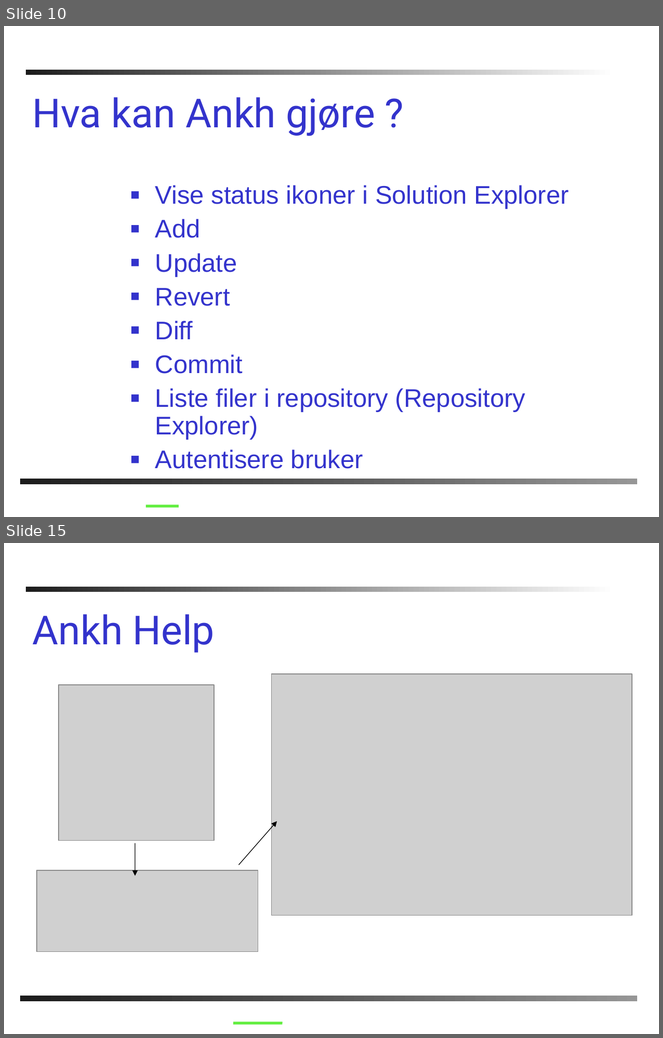
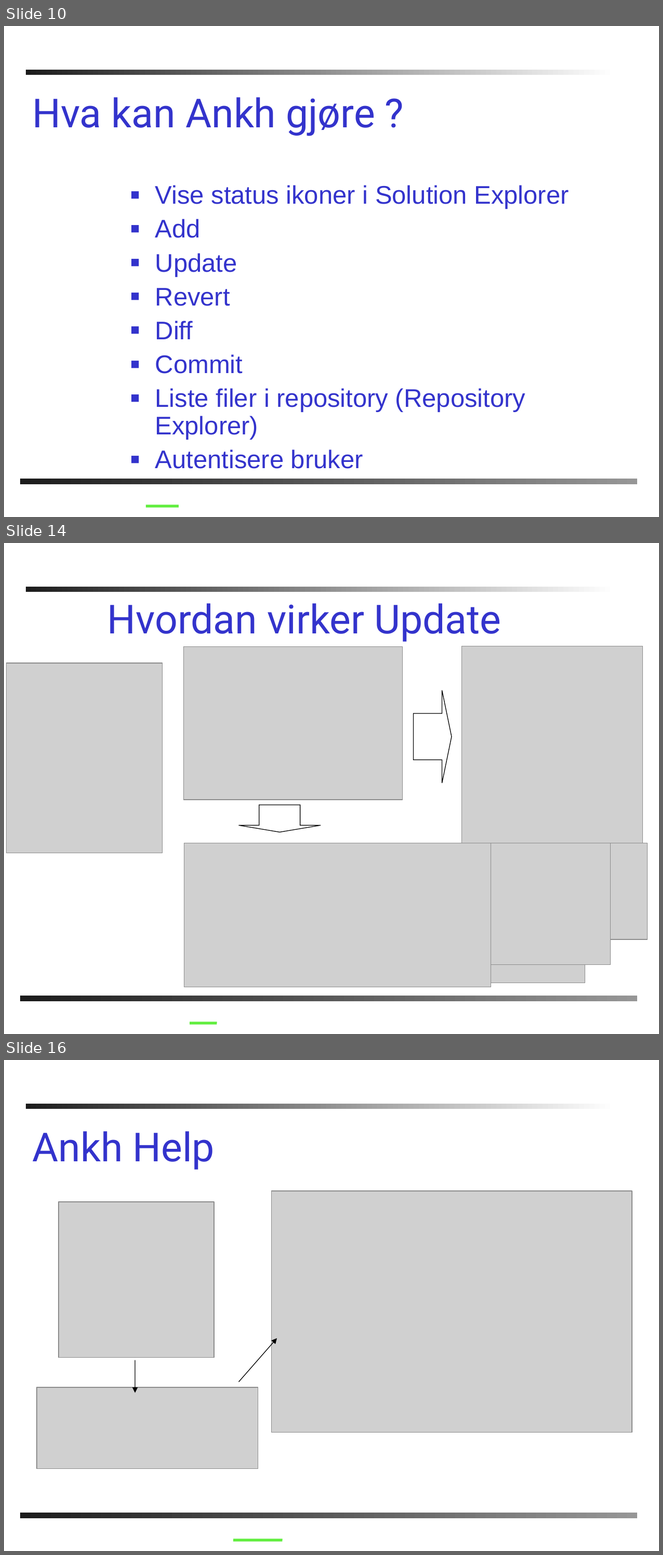
Before and after one commit to AnkhSVN/AnkhSVN, a slide deck: doc/powerpoint/Subversion_addin_for_VS.NET.ppt. Shown one above the other, each under a label of ours: slides 10 and 15 before the commit, slides 10, 14 and 16 after it; the slides between them are not shown. The pictures are 663x1038 and 663x1555 pixels, drawn with LibreOffice and Linux fonts; fonts in the diff are those of the drawing; grey boxes stand for pictures; background and template pictures are left out. Boxes give left, top, right and bottom in pixels: in the first picture for what was removed or moved away, otherwise in the second. Text is boxed around its words. In the diff, an @@ line names an element or a change of style, - is before the commit and + after.

```diff
--- a/doc/powerpoint/Subversion_addin_for_VS.NET.ppt
+++ b/doc/powerpoint/Subversion_addin_for_VS.NET.ppt
@@ slide 14 added at <box>4,543,659,1034</box>, background #FFFFFF; not listed: 2 template elements that a slide beside it also shows @@
@@ text added at <box>107,603,501,642</box>, 44 pt, text #3333CC @@
+Hvordan virker Update
@@ picture added at <box>183,646,402,800</box> @@
@@ picture added at <box>462,646,643,843</box> @@
@@ picture added at <box>7,663,163,853</box> @@
@@ right arrow added at <box>414,691,452,783</box>, outline #000000 0.74 pt @@
@@ down arrow added at <box>239,805,321,833</box>, outline #000000 0.74 pt @@
@@ picture added at <box>184,843,491,987</box> @@
@@ picture added at <box>190,843,505,952</box> @@
@@ picture added at <box>190,843,594,896</box> @@
@@ picture added at <box>190,843,647,939</box> @@
@@ picture added at <box>190,843,585,982</box> @@
@@ picture added at <box>190,843,610,965</box> @@
@@ line added from (190, 1023) to (217, 1023), #60EE3E 3 pt @@
@@ what was slide 15 is now slide 16 @@
```
Also in this commit, not shown: 16 slides changed, 1 other slide added, 2 slides removed.
